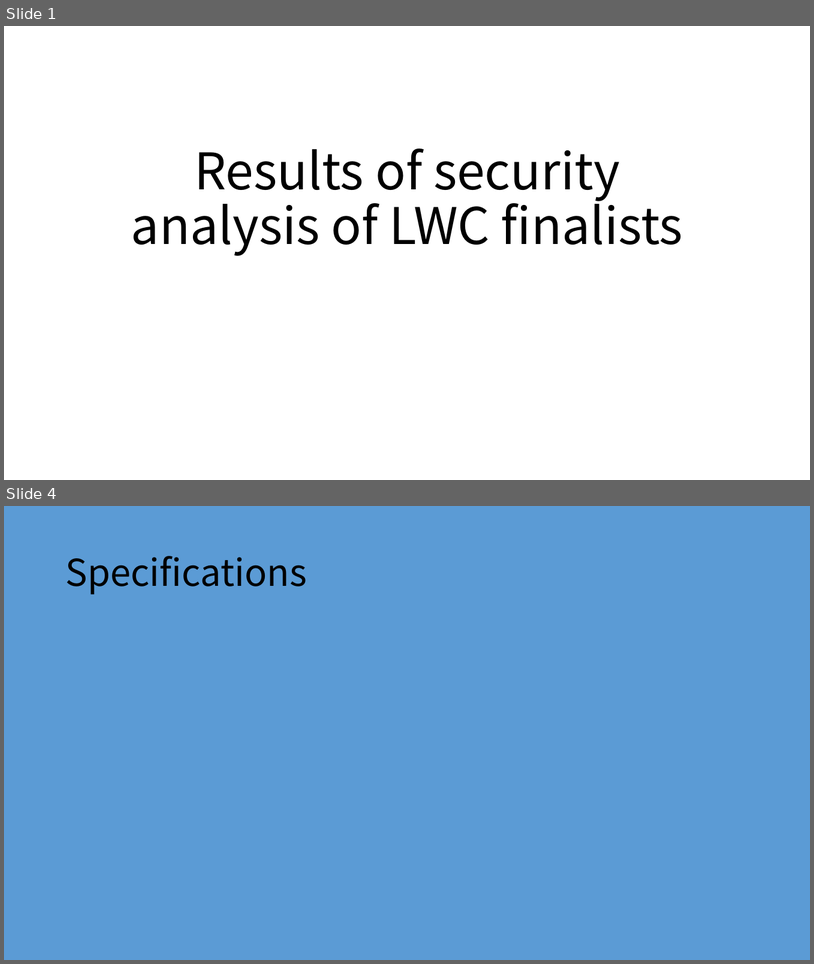
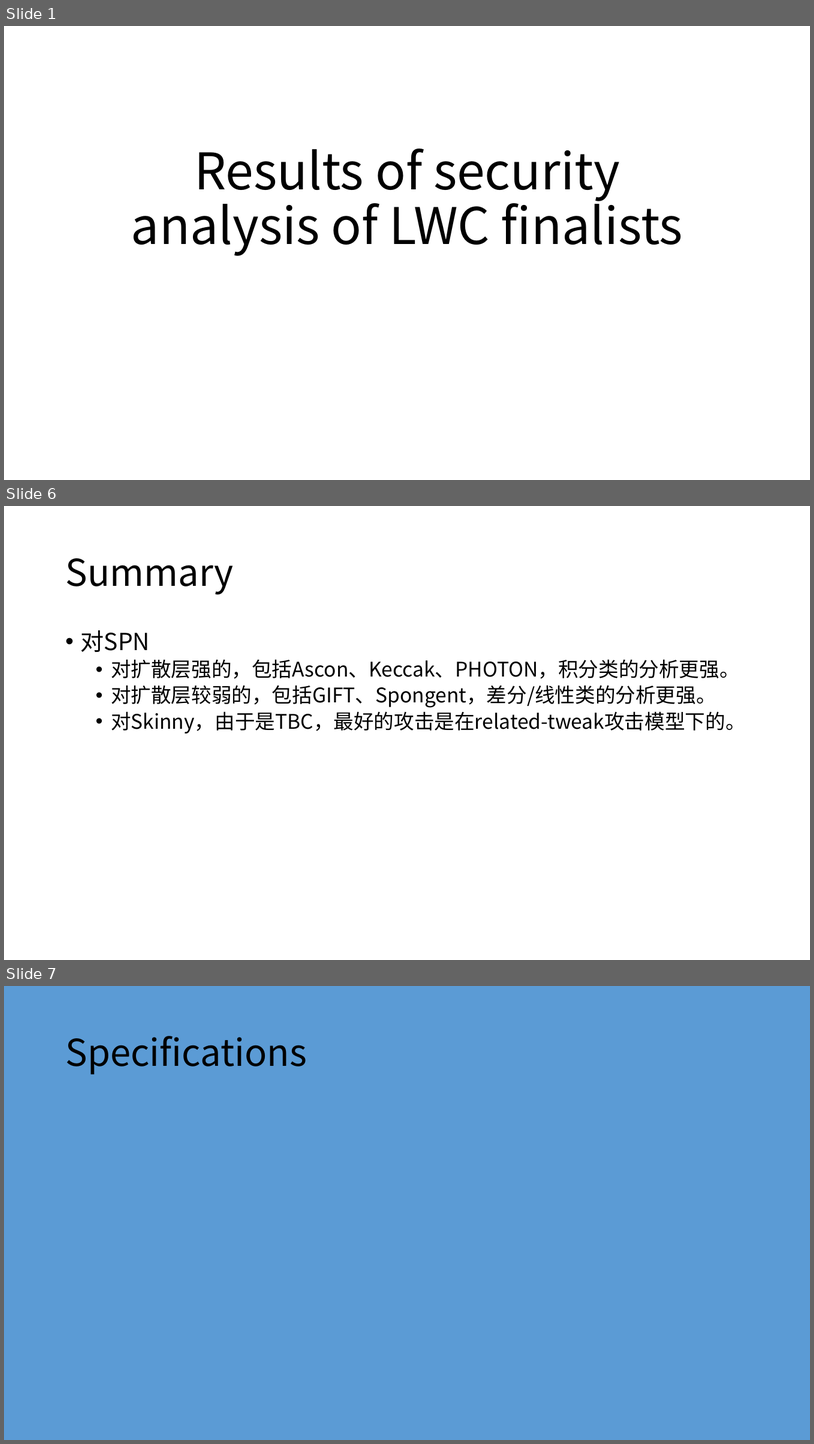
Before and after one commit to dtykira/LWC_finalists, a slide deck: round3.pptx. Shown one above the other, each under a label of ours: slides 1 and 4 before the commit, slides 1, 6 and 7 after it; the slides between them are not shown. The pictures are 814x964 and 814x1444 pixels, drawn with LibreOffice and Linux fonts; fonts in the diff are those of the drawing. Boxes give left, top, right and bottom in pixels: in the first picture for what was removed or moved away, otherwise in the second. Text is boxed around its words. In the diff, an @@ line names an element or a change of style, - is before the commit and + after.

```diff
--- a/round3.pptx
+++ b/round3.pptx
@@ slide 6 added at box(4, 506, 810, 960), background #FFFFFF @@
@@ title added at box(65, 558, 234, 595), 44 pt, text #000000 @@
+Summary
@@ text added at box(81, 630, 746, 733), 24 pt, text #000000 @@
+• 对SPN
+  • 对扩散层强的，包括Ascon、Keccak、PHOTON，积分类的分析更强。
+  • 对扩散层较弱的，包括GIFT、Spongent，差分/线性类的分析更强。
+  • 对Skinny，由于是TBC，最好的攻击是在related-tweak攻击模型下的。
@@ what was slide 4 is now slide 7 @@
```
Also in this commit, not shown: 11 slides changed, 7 other slides added, 1 slide removed, 6 other files.
